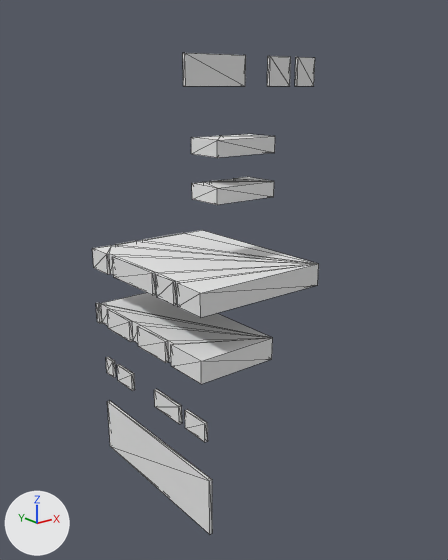
A saved change to the OBJ model Kakuto/Assets/Sprites/Background/City/Street5/Street5-1.obj.
Rendered twice from a camera (50 mm lens) standing at (-11.84, -15.76, 6.11) and looking at (0.29, -0.59, 0.05). The lights are fixed; the arrows at lower left show +X, +Y and +Z. Mesh edges are drawn as thin lines. Where no turn or scale is listed for an object, it has been applied to the vertices. Vertices at the same position are counted once.

In view in the first picture: 'Untitled'.
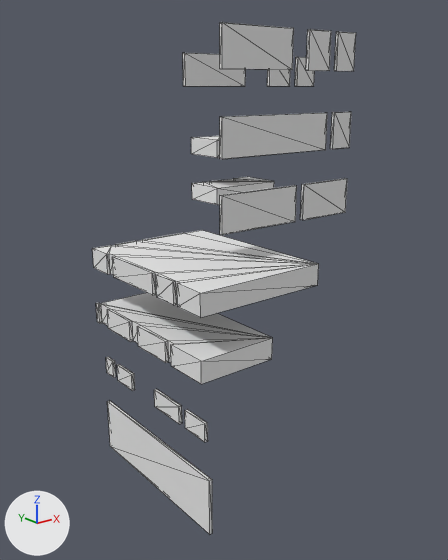
The newer file is also turned or shifted as a whole; pictures and numbers use the older file's frame.

Where the change shows, as pixel boxes (x1, y1, x2, y2) in the pictures (448 x 560 px):
'Untitled', reshaped (16% wider, 6% taller)
    before: (92, 53, 319, 534)
    after: (92, 22, 356, 534)
part 1 of me_untitled, added
    after: (220, 185, 297, 235)
part 2 of me_untitled, added
    after: (220, 113, 327, 159)
part 3 of me_untitled, added
    after: (220, 22, 294, 70)
part 4 of me_untitled, added
    after: (300, 179, 347, 220)
part 5 of me_untitled, added
    after: (306, 29, 331, 71)
part 6 of me_untitled, added
    after: (330, 112, 351, 149)
part 7 of me_untitled, added
    after: (334, 32, 356, 71)

The change, as a list of edits to the scene's bpy script:
```text
Change me_untitled:
    where me_untitled.from_pydata(...)  # 192 vertices, 336 faces; spans x -2.45..2.45, y -3.2..3.2, z -6.9..6.9
    used by ob_untitled; location = (0.0, 0.0, 0.0)
    me_untitled part 1: a new loose piece, a box spanning x -2.25..0.35, y -3.7..-3.6, z 2.5..3.5, in mat_palette (white #e7e7e7)
    me_untitled part 2: a new loose piece, a box spanning x -2.25..1.45, y -3.7..-3.6, z 4.4..5.4, in mat_palette (white #e7e7e7)
    me_untitled part 3: a new loose piece, a box spanning x -2.25..0.05, y -3.7..-3.6, z 6.5..7.5, in mat_palette (white #e7e7e7)
    me_untitled part 4: a new loose piece, a box spanning x 0.65..2.45, y -3.7..-3.6, z 2.5..3.5, in mat_palette (white #e7e7e7)
    me_untitled part 5: a new loose piece, a box spanning x 0.65..1.45, y -3.7..-3.6, z 6.5..7.5, in mat_palette (white #e7e7e7)
    me_untitled part 6: a new loose piece, a box spanning x 1.75..2.45, y -3.7..-3.6, z 4.4..5.4, in mat_palette (white #e7e7e7)
    me_untitled part 7: a new loose piece, a box spanning x 1.75..2.45, y -3.7..-3.6, z 6.5..7.5, in mat_palette (white #e7e7e7)
```
